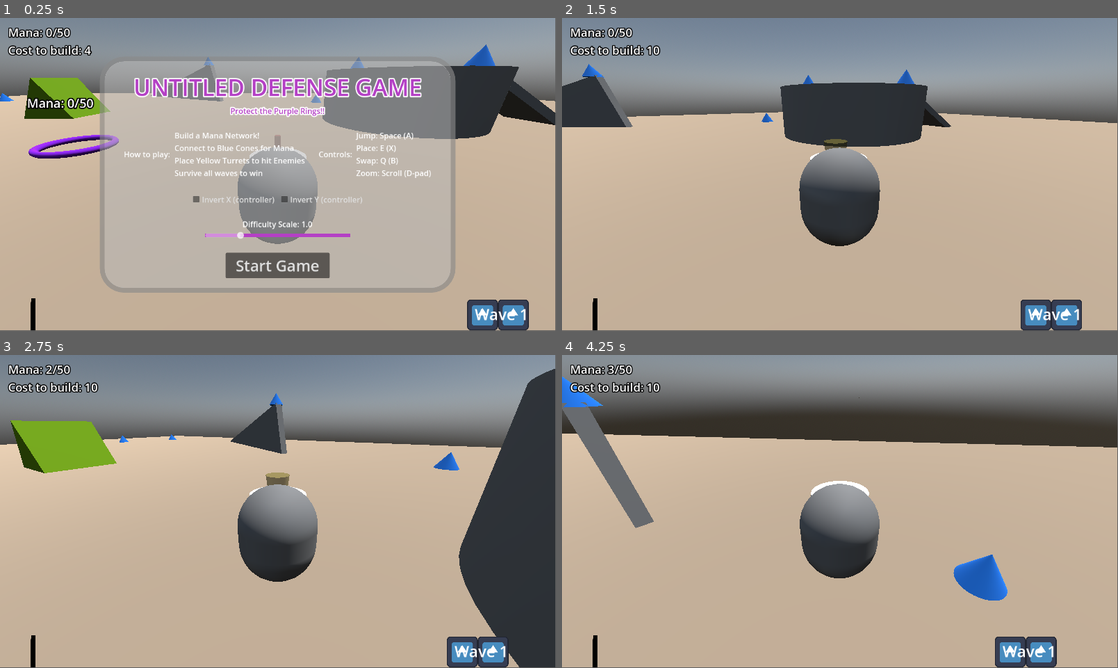
Above: before the commit, frames 1-4 (two rows, left to right).
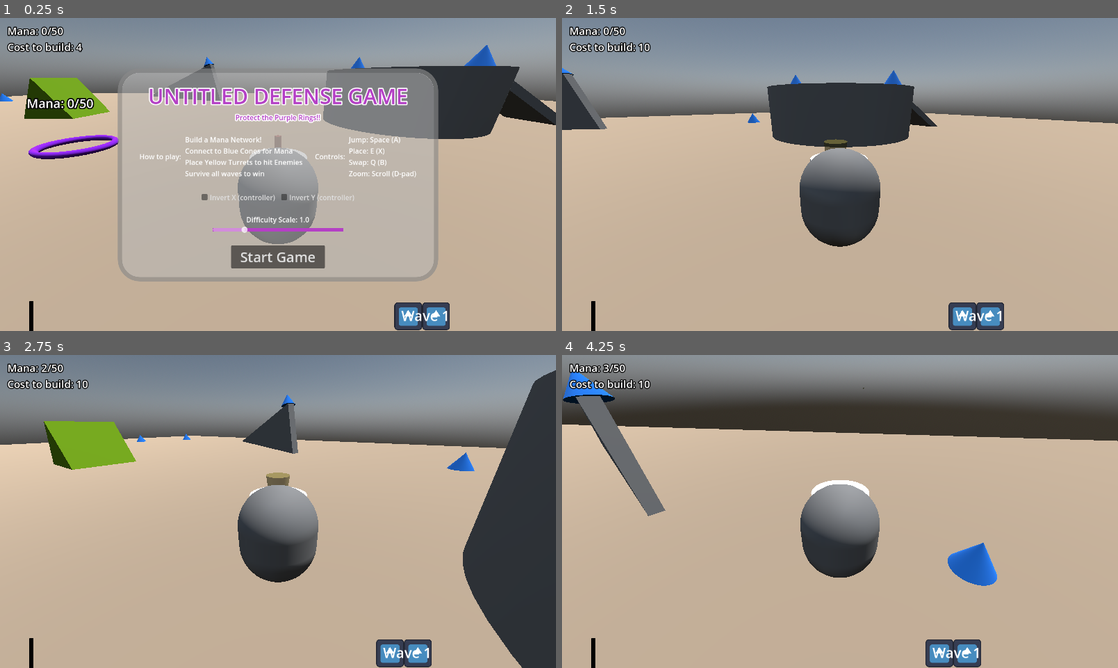
Above: after the commit, the same moments.

Repository: Athakaspen/magictd
Game: Godot game, scene res://ThreeDee.tscn
Two runs of this game, one before a commit and one after it. Both use one fixed random seed, a clock stepped at 60 frames per second and the inputs below. The engine's default icon, where the game draws it, is replaced by a stand-in: a white triangle on a blue panel in a dark square.
Inputs (mouse positions are in pixels of both pictures, inside the frame that each line leads up to):
- Up to frame 1 (0.25 s): no input
- Up to frame 2 (1.5 s): click "Start Game" at 0.5 s; move the mouse to (867, 171) at 1.27 s; hold W (move_forward) from 1.28 s (still down); tap Q (cycle_items) at 1.35 s
- Up to frame 3 (2.75 s): keep holding W (move_forward); tap Space (jump) at 1.52, 2.27 s; move the mouse to (250, 511) at 2.02 s; tap E (place_item) at 2.1 s
- Up to frame 4 (4.25 s): keep holding W (move_forward); move the mouse to (851, 505) at 2.77 s; tap Mouse wheel up (zoom_in) at 2.85 s; move the mouse to (834, 514) at 3.52 s; tap Mouse wheel down (zoom_out) at 3.6 s; tap Space (jump) at 3.77 s
In our replay, the window is 799x449 before the commit and 800x450 after it. These sizes can differ from the game's own. Grey fills any space a smaller window leaves; there, only what the larger window draws over its background counts as a difference.

The runs differ from the first frame. In frame 1, 16% of the frame differs, in the area x 0-100%, y 0-100%; in frame 2, 5.6%; in frame 3, 6.6%; in frame 4, 13%.

Commit message:
final tweaks

Diff:
--- a/Enemies/enemy.gd
+++ b/Enemies/enemy.gd
@@ -35,6 +35,7 @@
 func retarget():
 	var bodies : Array[Node3D] = $TargetingArea.get_overlapping_bodies()
 	bodies.sort_custom(target_priority)
+	print(bodies)
 	if len(bodies) > 0:
 		target_node = bodies[0].get_parent()
 		if target_node is not ManaObject or target_node is ManaCollector:
@@ -48,21 +49,26 @@
 		return true
 	if b.get_parent() == target_node:
 		return false
-	# base
-	if a.get_parent() is ManaBase:
-		return true
-	if b.get_parent() is ManaBase:
+
+	# base and turret
+	if a.get_parent() is ManaBase or a.get_parent() is ManaTurret:
+		if b.get_parent() is ManaBase or b.get_parent() is ManaTurret:
+			# same priority, go by distance
+			if global_position.distance_to(a.global_position) < global_position.distance_to(a.global_position):
+				return true
+			else:
+				return false
+		else:
+			return true
+	elif b.get_parent() is ManaBase or b.get_parent() is ManaTurret:
 		return false
-	# turret
-	if a.get_parent() is ManaTurret:
-		return true
-	if b.get_parent() is ManaTurret:
-		return false
+
 	# anything
 	if a.get_parent() is ManaObject:
 		return true
 	if b.get_parent() is ManaObject:
 		return false
+
 	# fallback
 	return a
 
--- a/Helpers/wave_manager.gd
+++ b/Helpers/wave_manager.gd
@@ -2,10 +2,10 @@
 class_name WaveManager
 
 var waves_dict : Dictionary = {
-	14:		wave("Wave 1", 2, 2),
-	28:		wave("Wave 2", 4, 4),
+	13:		wave("Wave 1", 2, 2),
+	27:		wave("Wave 2", 4, 4),
 	42:		wave("Wave 3", 4, 8),
-	56:		wave("Wave 4", 6, 12),
+	56:		wave("Wave 4", 6, 14),
 	69:		wave("Final Wave", 10, 30),
 }
 
@@ -65,10 +65,10 @@
 func get_time_scale():
 	if cur_time < waves_dict.keys().min():
 		return TIME_SCALE
-	return TIME_SCALE * (1 + (Singleton.cur_difficulty-1) * 0.4)
+	return TIME_SCALE * (1 + (Singleton.cur_difficulty-1) * 0.7)
 
 func get_spawn_scale():
-	return (1 + (Singleton.cur_difficulty-1) * 0.6)
+	return (1 + (Singleton.cur_difficulty-1) * 0.8)
 
 func wave(wave_name, duration, enemies):
 	return WaveData.new(wave_name, duration, enemies)
--- a/ManaObjects/base.gd
+++ b/ManaObjects/base.gd
@@ -39,6 +39,6 @@
 
 func on_hit(damage:int):
 	cur_mana -= damage
-	if cur_mana <= 0:
+	if cur_mana <= -4:
 		visible = false
 		Singleton.game_over()
--- a/ManaObjects/base.tscn
+++ b/ManaObjects/base.tscn
@@ -96,6 +96,9 @@
 "speen": SubResource("Animation_jqa1r")
 }
 
+[sub_resource type="SphereShape3D" id="SphereShape3D_xs58m"]
+radius = 0.4
+
 [node name="Base" type="Node3D"]
 script = ExtResource("1_qps8e")
 max_range = 2.8
@@ -126,3 +129,11 @@
 
 [node name="Mana Label" parent="." instance=ExtResource("2_jq3k8")]
 transform = Transform3D(1, 0, 0, 0, 1, 0, 0, 0, 1, 0, 1.3132, 0)
+
+[node name="StaticBody3D" type="StaticBody3D" parent="."]
+transform = Transform3D(1, 0, 0, 0, 1, 0, 0, 0, 1, 0, 0.753558, 0)
+collision_layer = 2
+collision_mask = 0
+
+[node name="CollisionShape3D" type="CollisionShape3D" parent="StaticBody3D"]
+shape = SubResource("SphereShape3D_xs58m")
--- a/ManaObjects/turret.gd
+++ b/ManaObjects/turret.gd
@@ -3,12 +3,12 @@
 
 @export var cost : int = 10
 @onready var mana_transit_pos = $ManaPoint.global_position
-@export var max_mana := 30
+@export var max_mana := 20
 
 var cur_mana := 6
 
 @export var fire_range : float = 4.0
-@export var fire_cost : int = 3
+@export var fire_cost : int = 2
 @export var fire_rate_per_sec : float = 1.6
 @export var damage : float = 10.0
 
@@ -51,7 +51,7 @@
 
 func on_hit(damage_amt : int):
 	cur_mana -= damage_amt
-	if cur_mana <= -10:
+	if cur_mana <= -4:
 		Singleton.network_manager.remove_mana_object(self)
 		self.queue_free()
 
--- a/Player/player_character.gd
+++ b/Player/player_character.gd
@@ -11,7 +11,7 @@
 var is_inverted_y = false
 
 const CAM_DIST_MIN = 1.5
-const CAM_DIST_MAX = 4.0
+const CAM_DIST_MAX = 6.0
 const ZOOM_SPEED = 0.4
 
 @export var network_manager : NetworkManager
--- a/ThreeDee.tscn
+++ b/ThreeDee.tscn
@@ -92,19 +92,20 @@
 
 [node name="WaveTimer" type="Control" parent="CanvasLayer"]
 layout_mode = 3
-anchors_preset = 0
-offset_left = 573.0
-offset_top = 590.0
-offset_right = 613.0
-offset_bottom = 630.0
+anchors_preset = 12
+anchor_top = 1.0
+anchor_right = 1.0
+anchor_bottom = 1.0
+grow_horizontal = 2
+grow_vertical = 0
 script = ExtResource("11_8pmkr")
 
 [node name="Slider" type="Control" parent="CanvasLayer/WaveTimer"]
 anchors_preset = 0
-offset_left = -500.0
-offset_top = -6.0
-offset_right = -460.0
-offset_bottom = 34.0
+offset_left = 76.0
+offset_top = -66.0
+offset_right = 116.0
+offset_bottom = -26.0
 
 [node name="TimelineBlock" parent="CanvasLayer/WaveTimer/Slider" instance=ExtResource("12_ito5u")]
 layout_mode = 0
@@ -136,10 +137,10 @@
 [node name="Ticker" type="TextureRect" parent="CanvasLayer/WaveTimer"]
 modulate = Color(0, 0, 0, 1)
 layout_mode = 0
-offset_left = -509.0
-offset_top = -9.0
-offset_right = -381.0
-offset_bottom = 119.0
+offset_left = 67.0
+offset_top = -69.0
+offset_right = 195.0
+offset_bottom = 59.0
 scale = Vector2(0.08, 1)
 texture = ExtResource("12_w4fw5")
 
@@ -497,7 +498,7 @@
 max_mana = 50
 
 [node name="Collector3" parent="NetworkManager" instance=ExtResource("3_mwmbo")]
-transform = Transform3D(1, 0, 0, 0, 1, 0, 0, 0, 1, -5.15405, 0, 5.64787)
+transform = Transform3D(1, 0, 0, 0, 1, 0, 0, 0, 1, -4.55901, 0, 5.04697)
 
 [node name="Collector4" parent="NetworkManager" instance=ExtResource("3_mwmbo")]
 transform = Transform3D(1, 0, 0, 0, 1, 0, 0, 0, 1, 4.89258, 0, 2.3839)
@@ -515,8 +516,12 @@
 transform = Transform3D(1, 0, 0, 0, 1, 0, 0, 0, 1, -19.3429, 0, 12.3441)
 
 [node name="Collector9" parent="NetworkManager" instance=ExtResource("3_mwmbo")]
-transform = Transform3D(1, 0, 0, 0, 1, 0, 0, 0, 1, -12.1292, 3.22721, 3.752)
-mana_per_sec = 2.0
+transform = Transform3D(1, 0, 0, 0, 1, 0, 0, 0, 1, -12.0554, 3.22721, 3.58012)
+mana_per_sec = 1.0
+
+[node name="Collector15" parent="NetworkManager" instance=ExtResource("3_mwmbo")]
+transform = Transform3D(1, 0, 0, 0, 1, 0, 0, 0, 1, -12.0865, 3.22721, 4.22333)
+mana_per_sec = 1.0
 
 [node name="Collector10" parent="NetworkManager" instance=ExtResource("3_mwmbo")]
 transform = Transform3D(1, 0, 0, 0, 1, 0, 0, 0, 1, 5.66466, 0, -13.6876)
@@ -527,18 +532,22 @@
 
 [node name="Collector" parent="NetworkManager" instance=ExtResource("3_mwmbo")]
 transform = Transform3D(1, 0, 0, 0, 1, 0, 0, 0, 1, 6.37516, 1.905, -7.7292)
+mana_per_sec = 1.0
 
 [node name="Collector2" parent="NetworkManager" instance=ExtResource("3_mwmbo")]
 transform = Transform3D(1, 0, 0, 0, 1, 0, 0, 0, 1, 8.81081, 1.905, -4.22723)
+mana_per_sec = 1.0
 
 [node name="Collector12" parent="NetworkManager" instance=ExtResource("3_mwmbo")]
-transform = Transform3D(1, 0, 0, 0, 1, 0, 0, 0, 1, -2.56799, 2.55794, -15.0863)
+transform = Transform3D(0.976924, -0.213587, -8.77521e-05, 0.21131, 0.966451, 0.146012, -0.0311015, -0.142662, 0.989283, -2.56799, 2.55794, -15.0863)
+mana_per_sec = 1.2
 
 [node name="Collector13" parent="NetworkManager" instance=ExtResource("3_mwmbo")]
 transform = Transform3D(1, 0, 0, 0, 1, 0, 0, 0, 1, 7.7105, 0, 19.5345)
 
 [node name="Collector14" parent="NetworkManager" instance=ExtResource("3_mwmbo")]
 transform = Transform3D(1, 0, 0, 0, 1, 0, 0, 0, 1, 14.2416, -1.90735e-06, 17.2977)
+mana_per_sec = 1.5
 
 [node name="EnemyHolder" type="Node3D" parent="."]
 
--- a/project.godot
+++ b/project.godot
@@ -19,6 +19,11 @@
 
 Layers="*res://Helpers/layers.gd"
 Singleton="*res://Helpers/singleton.gd"
+
+[display]
+
+window/size/viewport_width=1280
+window/size/viewport_height=720
 
 [input]
 
Not shown: 1 places in ManaObjects/base.tscn that only renumber resources
Not shown, added: export_presets.cfg
Not shown, changed: .gitignore
